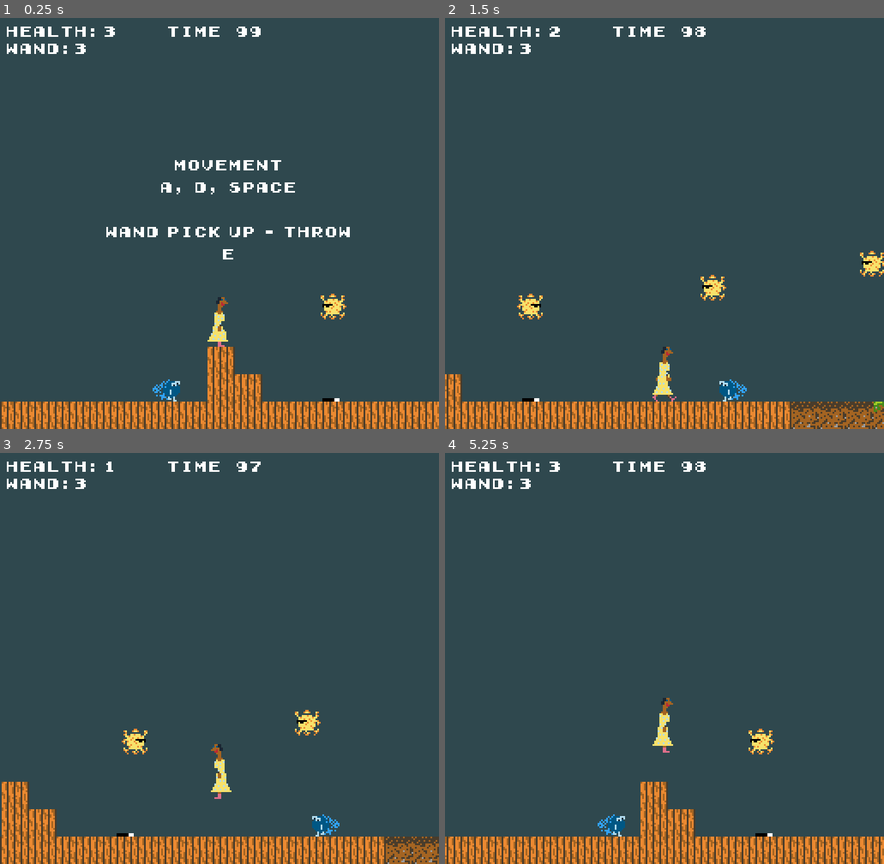
Above: before the commit, frames 1-4 (two rows, left to right).
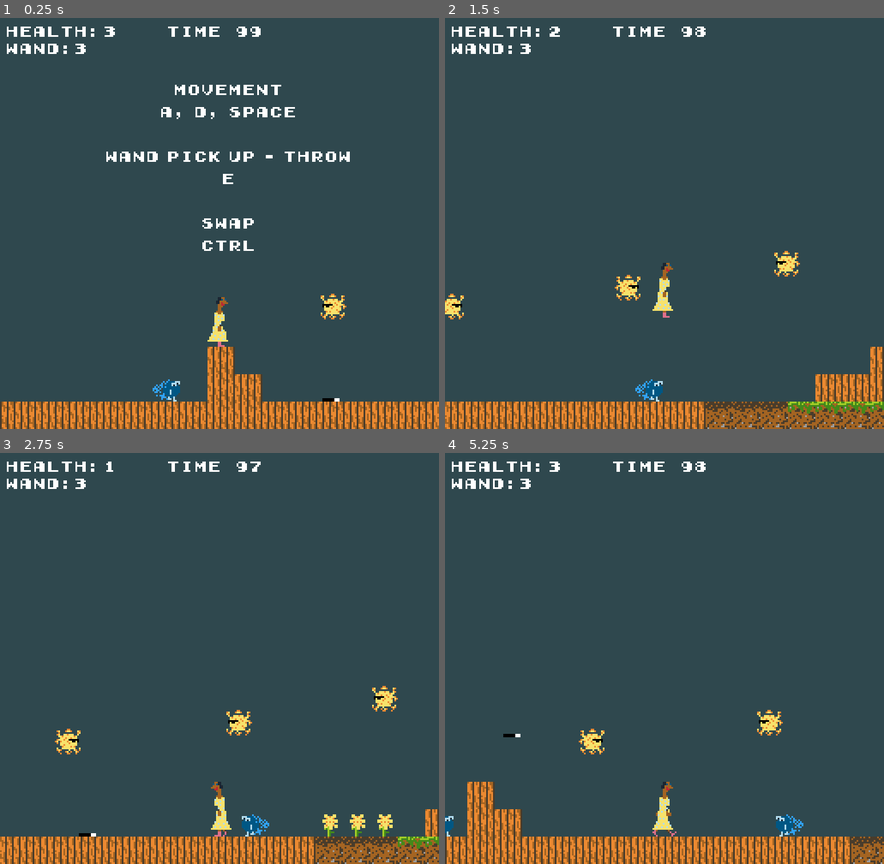
Above: after the commit, the same moments.

Repository: Stan-Stani/godot-minigames
Game: Godot game, scene res://main.tscn
Same seed, same stepped clock (60 frames per second), same inputs: the game is played once before the commit and once after it.
Inputs:
- Up to frame 1 (0.25 s): no input
- Up to frame 2 (1.5 s): tap Enter at 0.5 s; hold Right (ui_right) from 0.53 s (still down); tap Ctrl (swap, bound only after the commit) at 0.6 s; tap Space (ui_select) at 0.77 s; tap E (pickup_toggle) at 1.35 s
- Up to frame 3 (2.75 s): tap Space (ui_select) at 1.52 s; tap Ctrl (swap, bound only after the commit) at 1.55, 2.1 s; release Right (ui_right) at 2.03 s; hold Left (ui_left) from 2.03 s (still down)
- Up to frame 4 (5.25 s): release Left (ui_left) at 2.78 s; hold Right (ui_right) 2.78-4.28 s; tap Ctrl (swap, bound only after the commit) at 2.85, 3.8, 4.35, 5.1 s; tap Space (ui_select) at 3.02, 3.77, 4.52 s; tap E (pickup_toggle) at 3.6 s; hold Left (ui_left) 4.28-5.03 s; hold Right (ui_right) from 5.03 s (still down)

The runs differ from the first frame. In frame 1, 2.5% of the frame differs, in the area x 24-80%, y 16-59%; in frame 2, 8.6%; in frame 3, 8.4%; in frame 4, 9.0%, in the area x 0-100%, y 59-100%.

Commit message:
wip: add swap mechanic

Diff:
--- a/colleen.gd
+++ b/colleen.gd
@@ -7,6 +7,7 @@
 @export var gravity = 200
 @export var jump_force_base = 112
 
+var is_velocity_in_swap_mode = false
 
 var speed = speed_base
 var jump_force = jump_force_base
@@ -41,12 +42,14 @@
 
 func _physics_process(delta):
 	velocity.y += gravity * delta
-	handle_horizontal_input()
+	handle_horizontal_input(delta)
 	handle_land()
 	handle_jump_input()
 	move_and_slide()
 
 	handle_colleen_wandless()
+
+	handle_swap()
 
 	_handle_ground_kind()
 
@@ -59,16 +62,23 @@
 				clear_info_label()
 
 
-func handle_horizontal_input():
+func handle_horizontal_input(delta):
 	var horizontal_input: float = (
 		Input.get_action_strength("ui_right") - Input.get_action_strength("ui_left")
 	)
-	velocity.x = horizontal_input * speed
+	if is_velocity_in_swap_mode && !self.is_on_floor():
+		# half velocity every second
+		velocity.x = velocity.x - velocity.x * (delta / 2)
+	else:
+		velocity.x = horizontal_input * speed
 
 	if horizontal_input > 0:
 		$AnimatedSprite2D.scale.x = -1
+		is_velocity_in_swap_mode = false
 	elif horizontal_input < 0:
 		$AnimatedSprite2D.scale.x = 1
+		is_velocity_in_swap_mode = false
+
 
 func handle_jump_input():
 	var jump_input: float = - (
@@ -106,6 +116,20 @@
 	else:
 		speed = speed_base
 		jump_force = jump_force_base
+
+
+func handle_swap():
+	if Input.is_action_just_pressed('swap'):
+		var saved_position = self.position
+		var saved_velocity = self.velocity
+
+
+		self.position = %Wand.position
+		self.velocity = %Wand.linear_velocity
+
+		%Wand.position = saved_position
+		%Wand.linear_velocity = saved_velocity
+		is_velocity_in_swap_mode = true
 	# print(distance, jump_force_base, speed_base)
 
 # func _on_player_health_change(delta: int):
--- a/main.tscn
+++ b/main.tscn
@@ -56,7 +56,7 @@
 script = ExtResource("1_kek77")
 
 [node name="TileMapLayer" type="TileMapLayer" parent="."]
-tile_map_data = PackedByteArray("AAD//w4AAAAAAAAAAAD+/w4AAAA …(923 unchanged characters)… gAAAAAAAAAAAAMAAgAAAAAAAAAAAAIAAgAAAAAAAQAAAAJAAgAAAAAAAQAAAAKAAcAAAAAAAQAAAALAAcAAAAAAAQAAAAMAAcAAAAAAAQAAAANAAgAAAAAAAQAAAAOAAgAAAAAAAQAAAAEAA0AAAAAAAAAAAAGAAwAAAAAAAAAAAAFAA0 …(16143 unchanged characters)…
+tile_map_data = PackedByteArray("AAD//w4AAAAAAAAAAAD+/w4AAAA …(923 unchanged characters)… gAAAAAAAAAAAAMAAgAAAAAAAAAAAAIAAgAAAAAAAMAAAAJAAgAAAAAAAMAAAAKAAcAAAAAAAMAAAALAAcAAAAAAAMAAAAMAAcAAAAAAAMAAAANAAgAAAAAAAMAAAAOAAgAAAAAAAMAAAAEAA0AAAAAAAAAAAAGAAwAAAAAAAAAAAAFAA0 …(16143 unchanged characters)…
 tile_set = SubResource("TileSet_lquwl")
 script = ExtResource("4_1bvp3")
 
@@ -202,9 +202,9 @@
 anchors_preset = -1
 anchor_top = -0.06666667
 offset_left = 62.0
-offset_top = 97.0
+offset_top = 53.0
 offset_right = 206.0
-offset_bottom = 156.0
+offset_bottom = 151.0
 theme_override_fonts/font = ExtResource("2_272bh")
 theme_override_font_sizes/font_size = 8
 text = "movement
@@ -212,6 +212,9 @@
 
 Wand pick up - throw
 E
+
+Swap
+Ctrl
 "
 horizontal_alignment = 1
 metadata/_edit_use_anchors_ = true
--- a/project.godot
+++ b/project.godot
@@ -60,6 +60,11 @@
 "events": [Object(InputEventKey,"resource_local_to_scene":false,"resource_name":"","device":-1,"window_id":0,"alt_press …(192 unchanged characters)…
 ]
 }
+swap={
+"deadzone": 0.2,
+"events": [Object(InputEventKey,"resource_local_to_scene":false,"resource_name":"","device":-1,"window_id":0,"alt_pressed":false,"shift_pressed":false,"ctrl_pressed":false,"meta_pressed":false,"pressed":false,"keycode":0,"physical_keycode":4194326,"key_label":0,"unicode":0,"location":0,"echo":false,"script":null)
+]
+}
 
 [layer_names]
 
Not shown, changed: assets/theme.mmpz
Not shown, changed: assets/theme.mmpz.bak
Not shown, changed: assets/theme.wav
Not shown, added: assets/themewip.mmpz
